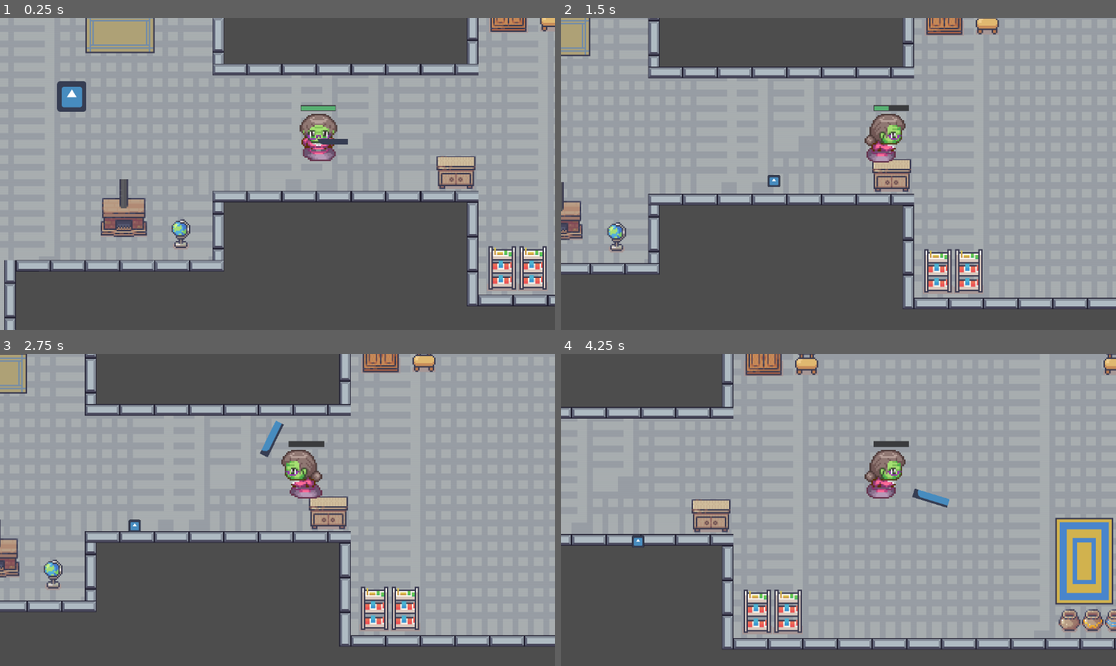
Above: before the commit, frames 1-4 (two rows, left to right).
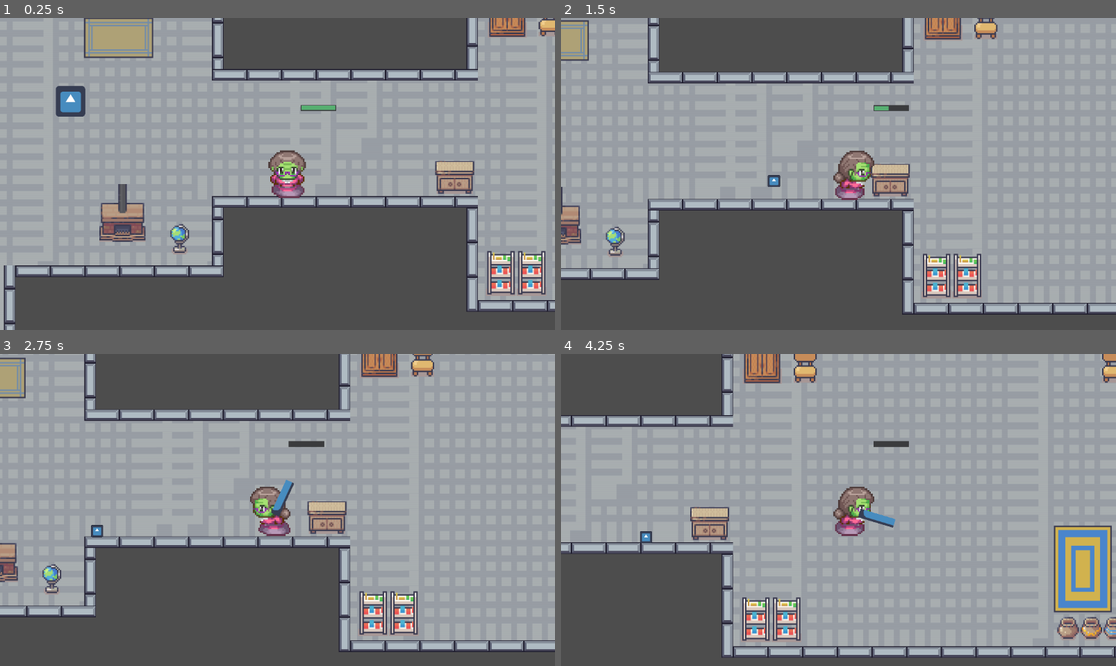
Above: after the commit, the same moments.

Repository: NickPerlich/Deathma
Game: Godot game, scene res://main.tscn
The game is run twice, just before and just after one commit, with the same random seed, the same clock (stepped at 60 frames per second) and the same inputs. The engine's default icon, where the game draws it, is replaced by a stand-in: a white triangle on a blue panel in a dark square.
Inputs (mouse positions are in pixels of both pictures, inside the frame that each line leads up to):
- Up to frame 1 (0.25 s): no input
- Up to frame 2 (1.5 s): tap Enter (ui_accept) at 0.5, 0.77 s; move the mouse to (960, 158) at 0.52 s; press the mouse at (960, 158) at 0.53 s; hold D (input_right) from 0.53 s (still down); move the mouse to (727, 189) at 1.27 s; release the mouse at (727, 189) at 1.28 s; right-click (727, 189) at 1.35 s
- Up to frame 3 (2.75 s): tap Enter (ui_accept) at 1.52 s; move the mouse to (333, 441) at 2.02 s; release D (input_right) at 2.03 s; press the mouse at (333, 441) at 2.03 s; hold A (input_left) from 2.03 s (still down)
- Up to frame 4 (4.25 s): move the mouse to (810, 572) at 2.77 s; release A (input_left) at 2.78 s; release the mouse at (810, 572) at 2.78 s; hold D (input_right) from 2.78 s (still down); right-click (810, 572) at 2.85 s; tap Enter (ui_accept) at 3.02, 3.77 s; move the mouse to (1005, 556) at 3.52 s; press the mouse at (1005, 556) at 3.53 s

The runs differ from the first frame. In frame 1, 14% of the frame differs, in the area x 0-100%, y 0-100%; in frame 2, 13%; in frame 3, 13%; in frame 4, 15%, in the area x 0-100%, y 0-98%.

Commit message:
fixed offsets

Diff:
--- a/Lab 5 Moving Character/Scenes/main_character.tscn
+++ b/Lab 5 Moving Character/Scenes/main_character.tscn
@@ -135,14 +135,14 @@
 
 [node name="Sprite2D" type="AnimatedSprite2D" parent="."]
 texture_filter = 1
-position = Vector2(55.7501, -51.9166)
+position = Vector2(12.3333, -0.333336)
 scale = Vector2(2.26302, 2.26302)
 sprite_frames = SubResource("SpriteFrames_obbra")
 animation = &"ma-down"
 autoplay = "default"
 
 [node name="CollisionShape2D" type="CollisionShape2D" parent="."]
-position = Vector2(56.9167, -50.75)
+position = Vector2(13.3333, -1.33333)
 scale = Vector2(2, 2)
 shape = SubResource("RectangleShape2D_enc4r")
 
--- a/Lab 5 Moving Character/main.tscn
+++ b/Lab 5 Moving Character/main.tscn
@@ -8204,6 +8204,7 @@
 
 [node name="borders" type="TileMap" parent="."]
 texture_filter = 1
+position = Vector2(2, 1)
 scale = Vector2(1.5, 1.5)
 tile_set = SubResource("TileSet_kk10u")
 format = 2
@@ -8219,22 +8220,21 @@
 scale = Vector2(1.5, 1.5)
 
 [node name="pivot" type="Node2D" parent="CharacterBody2D"]
-position = Vector2(12, 2.66666)
+position = Vector2(14, 4.66666)
 scale = Vector2(0.666667, 0.666667)
 script = ExtResource("4_qmk0w")
 
 [node name="Tongue" type="Sprite2D" parent="CharacterBody2D/pivot"]
 texture_repeat = 2
-position = Vector2(96, -71)
+position = Vector2(-3.00001, 1.52588e-05)
 rotation = -1.5708
 scale = Vector2(1.14982, 1)
 texture = ExtResource("4_8v5f6")
 region_enabled = true
-region_rect = Rect2(0, 0, 10, 64)
 script = ExtResource("5_xw844")
 
 [node name="RayCast2D" type="RayCast2D" parent="CharacterBody2D/pivot/Tongue"]
-position = Vector2(7.62939e-05, -25)
+position = Vector2(3.71597e-05, -21.0001)
 target_position = Vector2(0, 250)
 
 [node name="Healthbar" parent="CharacterBody2D" instance=ExtResource("7_82pyh")]
